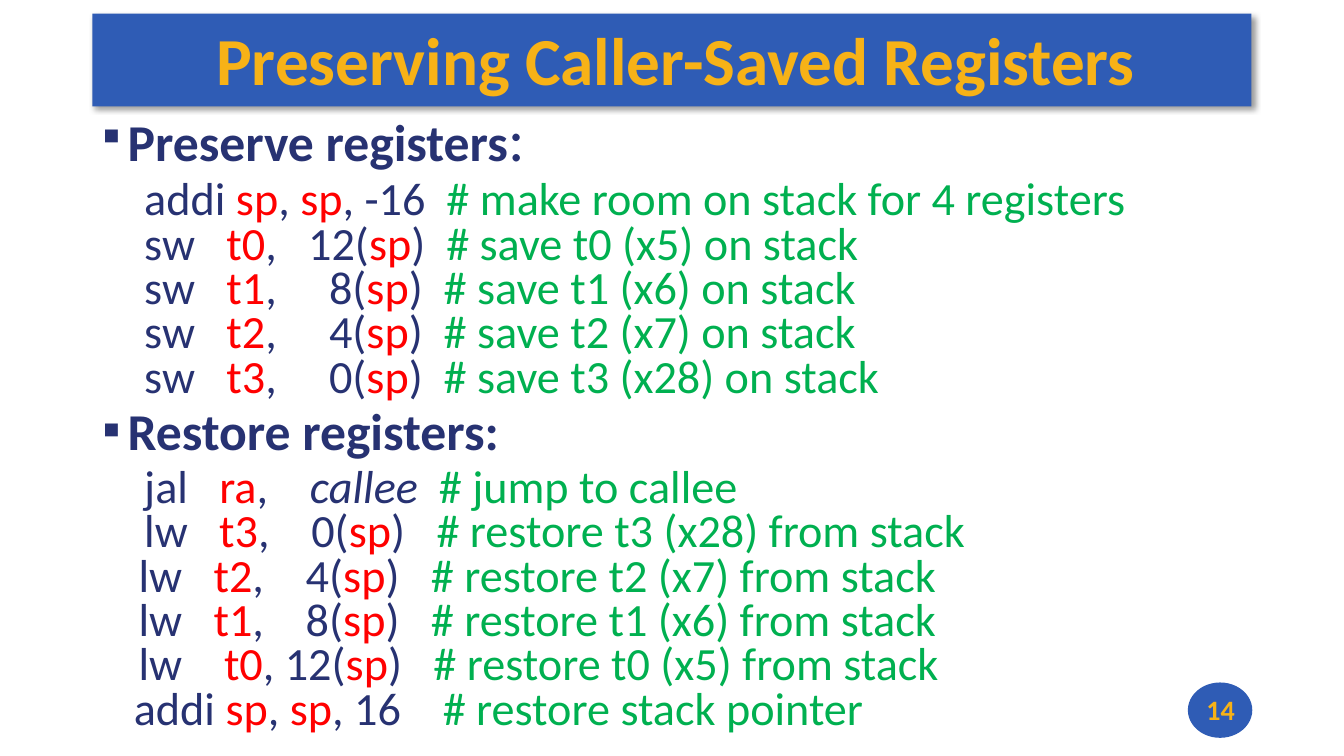
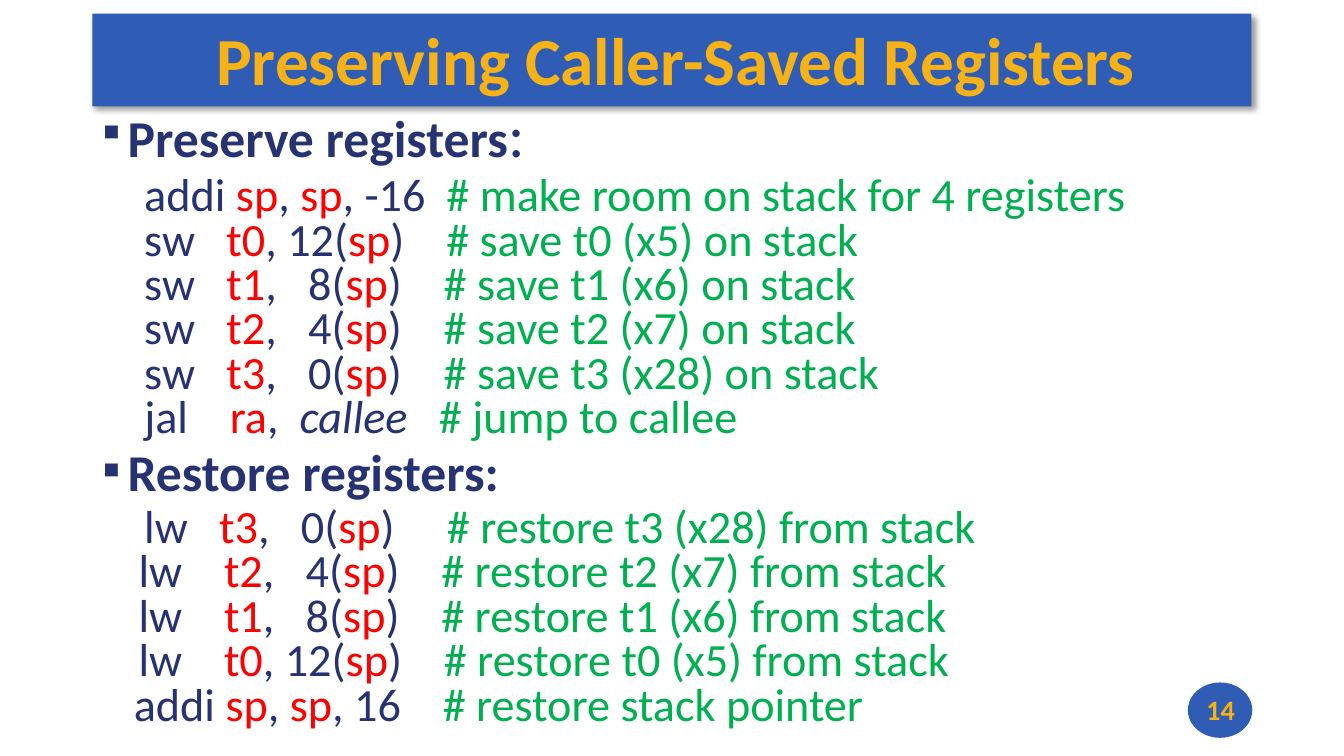
Before and after one commit to andrewt0301/hse-acos-course, a slide deck: slide 14 of docs/part1ca/06_CallStack/CA_Lecture_06.pptx. Drawn at 1344x756 pixels with LibreOffice and Linux fonts; fonts in the diff are those of the drawing. Boxes give left, top, right and bottom in pixels: in the first picture for what was removed or moved away, otherwise in the second. Text is boxed around its words. In the diff, an @@ line names an element or a change of style, - is before the commit and + after.

```diff
--- a/docs/part1ca/06_CallStack/CA_Lecture_06.pptx
+++ b/docs/part1ca/06_CallStack/CA_Lecture_06.pptx
@@ text at (x1=144, y1=395, x2=737, y2=441): paragraph added @@
+jal ra, callee # jump to callee
@@ text at (x1=144, y1=471, x2=737, y2=514): paragraph removed @@
-jal ra, callee # jump to callee
```
Also in this commit, not shown: 1 other file.
